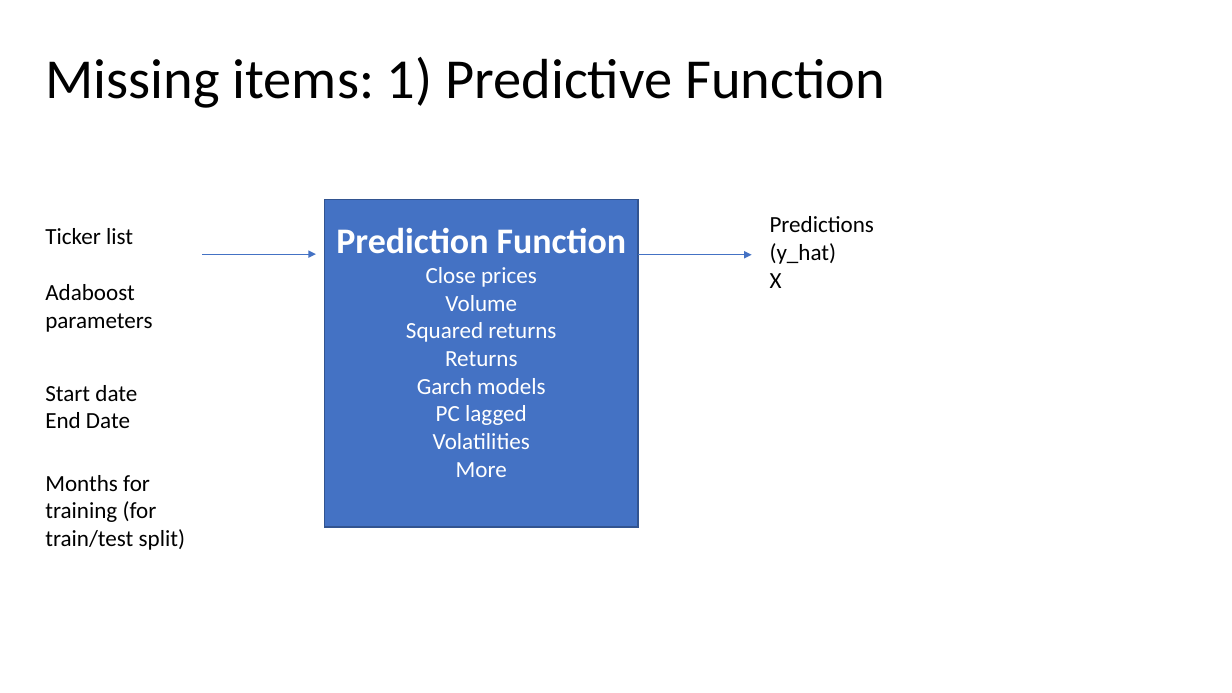
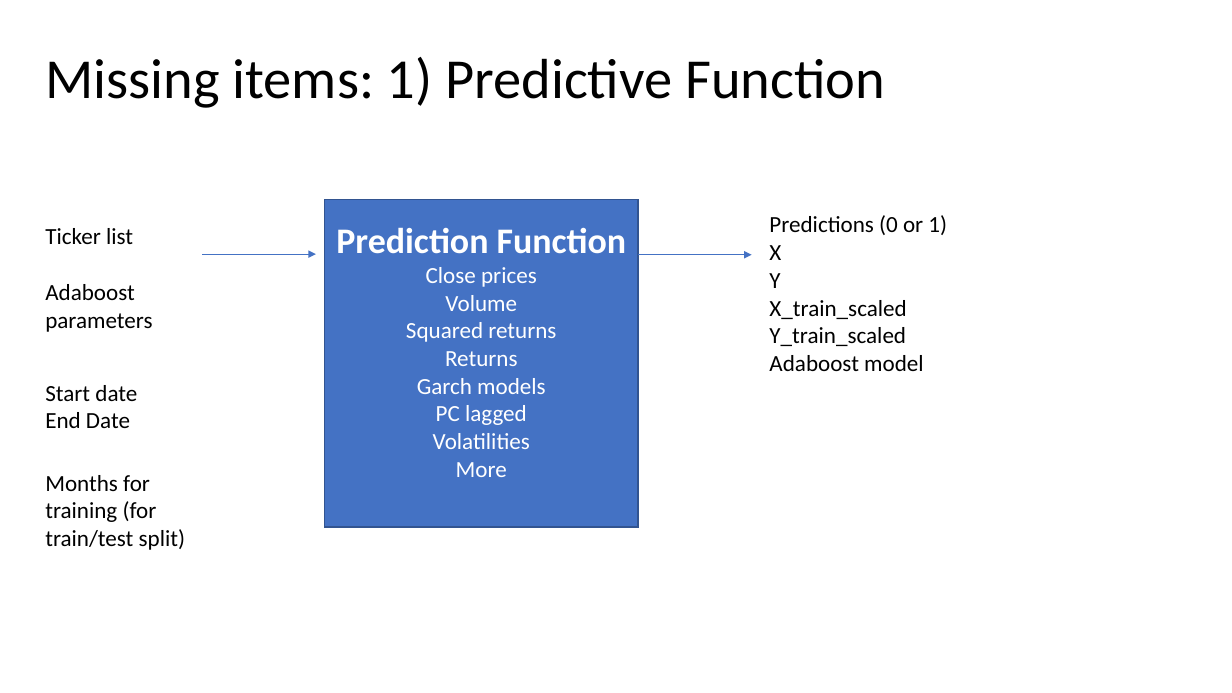
Before and after one commit to paocarvajal1912/vixx-token-dapp, a slide deck: slide 7 of Adaboost_ML_Model.pptx. Drawn at 1232x693 pixels with LibreOffice and Linux fonts; fonts in the diff are those of the drawing. Boxes give left, top, right and bottom in pixels: in the first picture for what was removed or moved away, otherwise in the second. Text is boxed around its words. In the diff, an @@ line names an element or a change of style, - is before the commit and + after.

```diff
--- a/Adaboost_ML_Model.pptx
+++ b/Adaboost_ML_Model.pptx
@@ text at [769, 215, 947, 235]: text changed @@
-Predictions (y_hat)
+Predictions (0 or 1)
@@ text at [769, 273, 923, 371]: paragraphs added @@
+Y
+X_train_scaled
+Y_train_scaled
+Adaboost model
```
Also in this commit, not shown: 2 other slides changed, 4 slides added, 1 slide removed, 6 other files.
